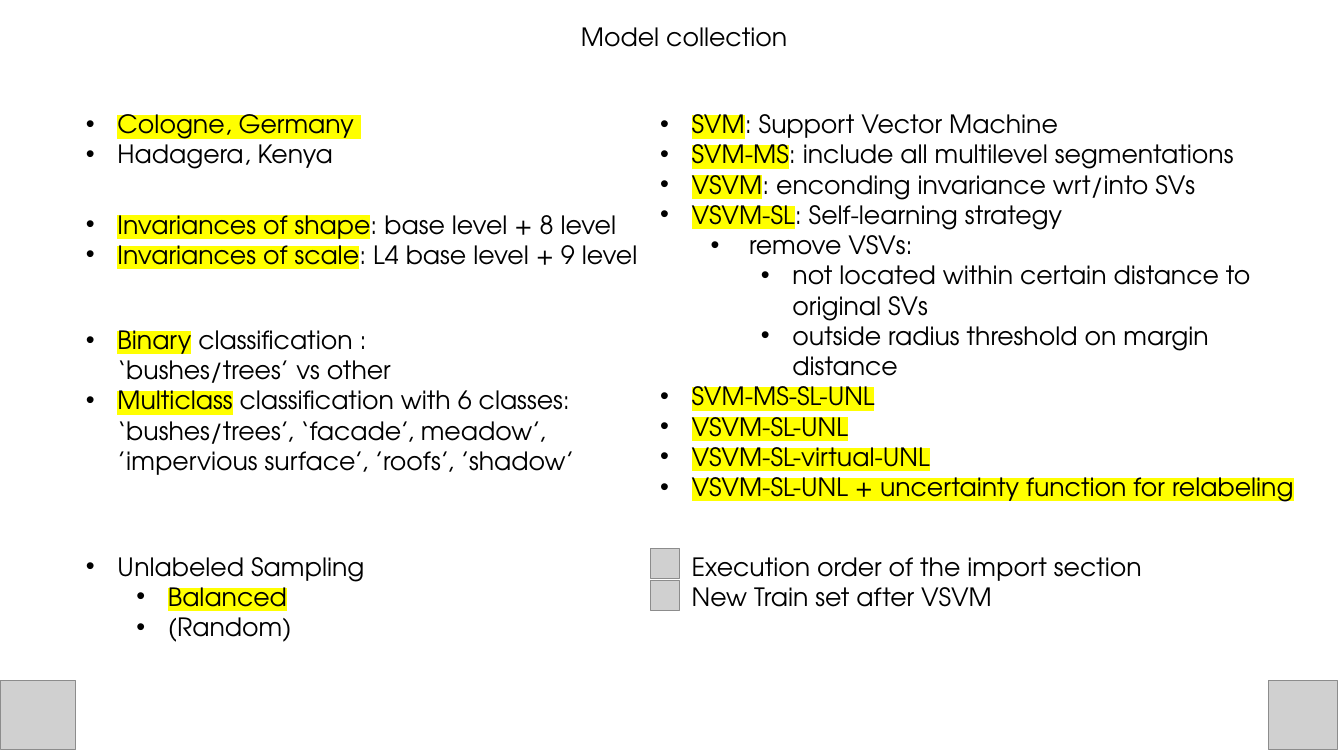
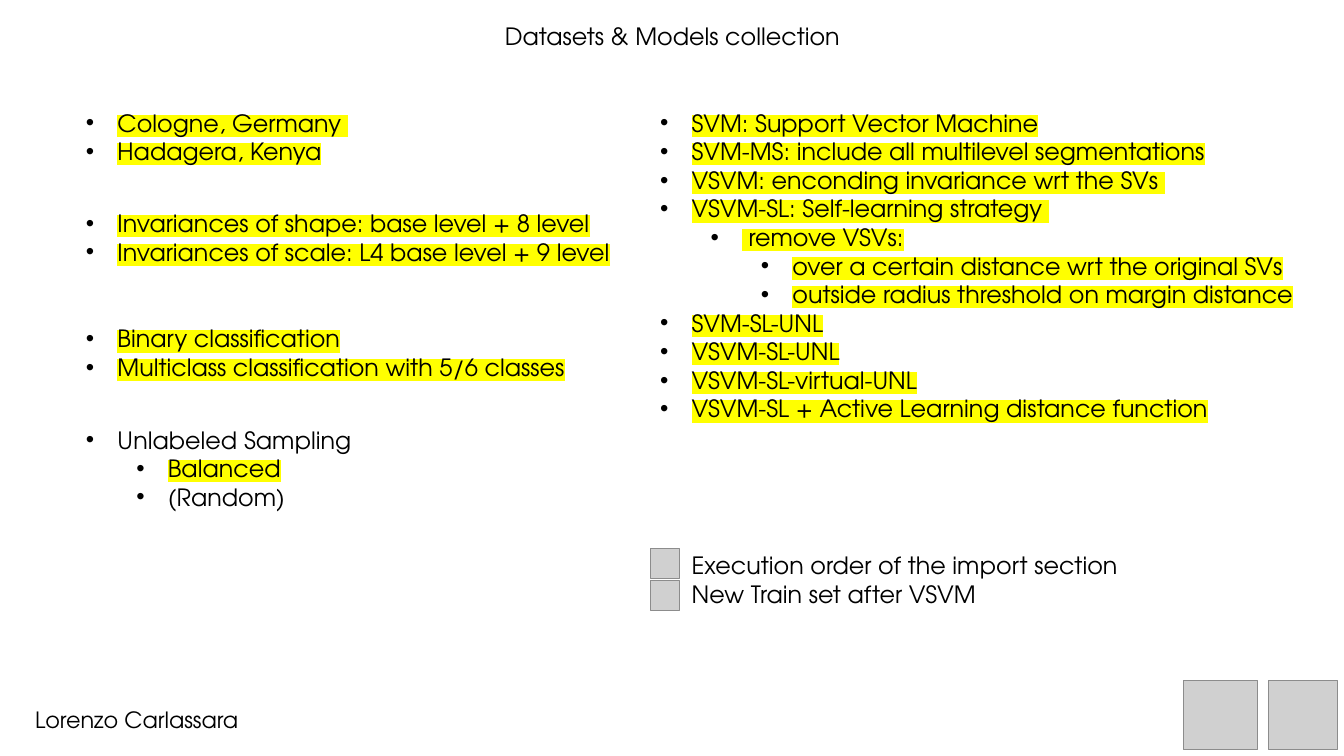
Before and after one commit to carls31/active-learning-virtual-SVM, a slide deck: slide 4 of presentation_CARLASSARA_10601118.pptx. Drawn at 1344x756 pixels with LibreOffice and Linux fonts; fonts in the diff are those of the drawing; grey boxes stand for pictures. Boxes give left, top, right and bottom in pixels: in the first picture for what was removed or moved away, otherwise in the second. Text is boxed around its words. In the diff, an @@ line names an element or a change of style, - is before the commit and + after.

Commit message:
update presentation

```diff
--- a/presentation_CARLASSARA_10601118.pptx
+++ b/presentation_CARLASSARA_10601118.pptx
@@ text added at [505, 27, 839, 46], 17 pt, text #000000 @@
+Datasets & Models collection
@@ text removed at [581, 27, 787, 47] @@
-Model collection
@@ text "Cologne, Germany" at [117, 107, 341, 172]: size 18 to 17 pt; highlight none to #FFFF00 in "Hadagera, Kenya" @@
@@ text at [692, 107, 1293, 400]: size 18 to 17 pt in "SVM: Support Vector Machine", "SVM-MS: include all multilevel segmentations", "VSVM-SL: Self-learning strategy", "remove VSVs:" and 3 more places; highlight none to #FFFF00 in "SVM: Support Vector Machine", "SVM-MS: include all multilevel segmentations", "VSVM-SL: Self-learning strategy", "remove VSVs:" and 1 more places @@
@@ text at [692, 164, 1159, 200]: text changed; size 18 to 17 pt @@
-• VSVM: enconding invariance wrt/into SVs
+• VSVM: enconding invariance wrt the SVs
@@ text "Invariances of shape: base level ..." at [117, 208, 610, 272]: size 18 to 17 pt; highlight none to #FFFF00 in "shape: base level + 8 level", "scale: L4 base level + 9 level" @@
@@ text at [792, 250, 1283, 286]: text changed; size 18 to 17 pt @@
-    • not located within certain distance to original SVs
+    • over a certain distance wrt the original SVs
@@ text at [117, 323, 565, 388]: text changed; size 18 to 17 pt @@
-• Binary classification : ‘bushes/trees’ vs other
-• Multiclass classification with 6 classes: ‘bushes/trees’, ‘facade’, meadow’, ’impervious surface’, ’roofs’, ’shadow’
+• Binary classification
+• Multiclass classification with 5/6 classes
@@ text at [692, 307, 823, 343]: text changed; size 18 to 17 pt @@
-• SVM-MS-SL-UNL
+• SVM-SL-UNL
@@ text at [692, 393, 1208, 429]: text changed; size 18 to 17 pt @@
-• VSVM-SL-UNL + uncertainty function for relabeling
+• VSVM-SL + Active Learning distance function
@@ text "Unlabeled Sampling" at [117, 431, 351, 511]: size 18 to 17 pt @@
@@ text "Unlabeled Sampling": place and size @@
-text "Unlabeled Sampling" at [117, 557, 364, 642]
+text "Unlabeled Sampling" at [117, 431, 351, 511]
@@ text "Execution order of the import ..." at [692, 556, 1117, 604]: size 18 to 17 pt @@
@@ picture: place and size @@
-picture at [1, 681, 76, 750]
+picture at [1184, 681, 1258, 750]
@@ text added at [35, 711, 238, 729], 16 pt, text #000000 @@
+Lorenzo Carlassara
```
Also in this commit, not shown: 9 other slides changed, 1 slide added, 1 slide removed, 2 other files.
